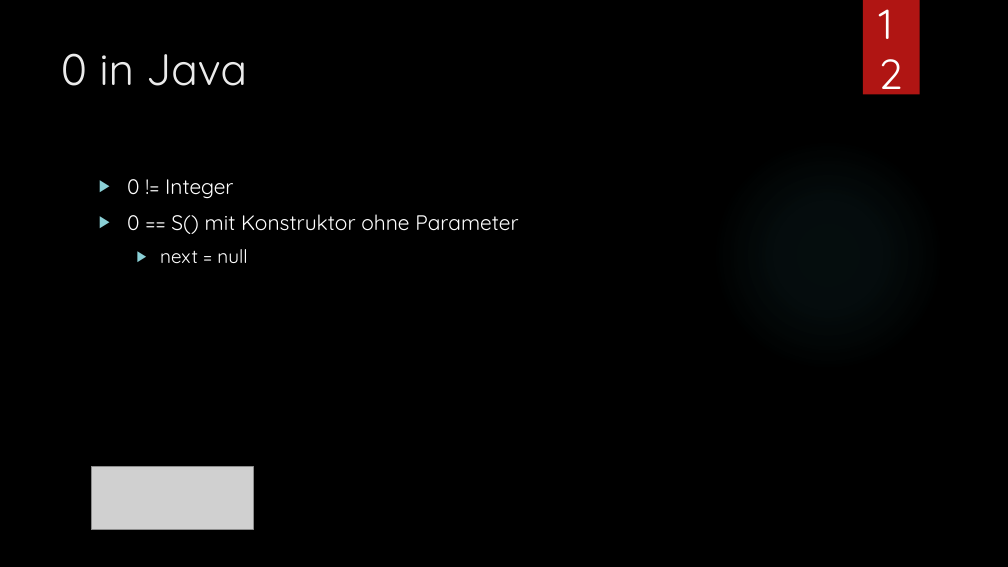
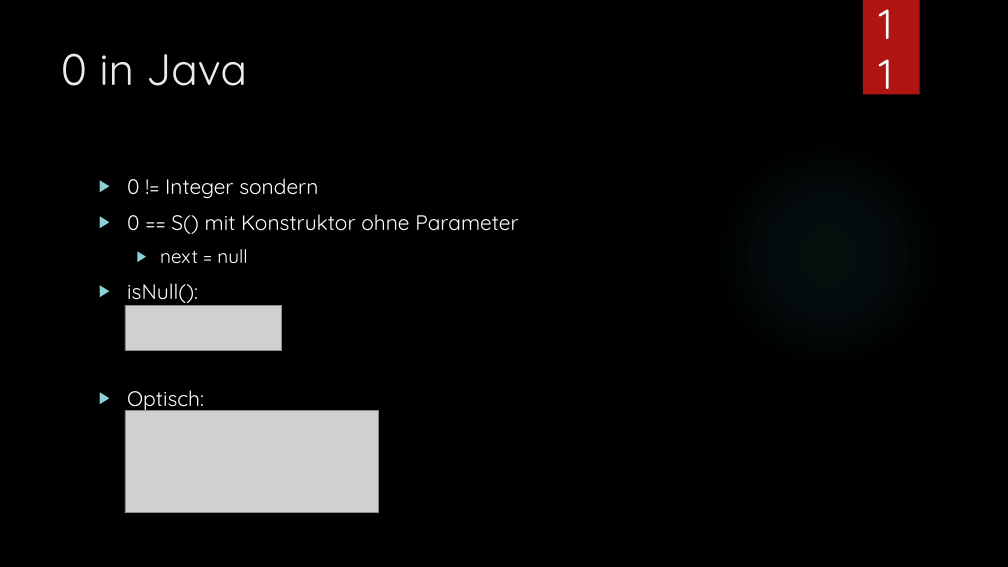
Before and after one commit to Gargamel19/LB.A2, a slide deck: slide 11 of Listen und Arithmetik.pptx (slide 12 before the commit). Drawn at 1008x567 pixels with LibreOffice and Linux fonts; fonts in the diff are those of the drawing; grey boxes stand for pictures; background and template pictures are left out. Boxes give left, top, right and bottom in pixels: in the first picture for what was removed or moved away, otherwise in the second. Text is boxed around its words. In the diff, an @@ line names an element or a change of style, - is before the commit and + after.

```diff
--- a/Listen und Arithmetik.pptx
+++ b/Listen und Arithmetik.pptx
@@ text at [127, 178, 318, 199]: text changed @@
-▶ 0 != Integer
+▶ 0 != Integer sondern
@@ text at [127, 283, 204, 411]: paragraphs added @@
+▶ isNull():
+▶ Optisch:
@@ picture added at [125, 306, 281, 350] @@
@@ picture added at [125, 411, 378, 513] @@
@@ picture removed at [91, 467, 254, 529] @@
```
Also in this commit, not shown: 4 other slides changed, 17 other files.
